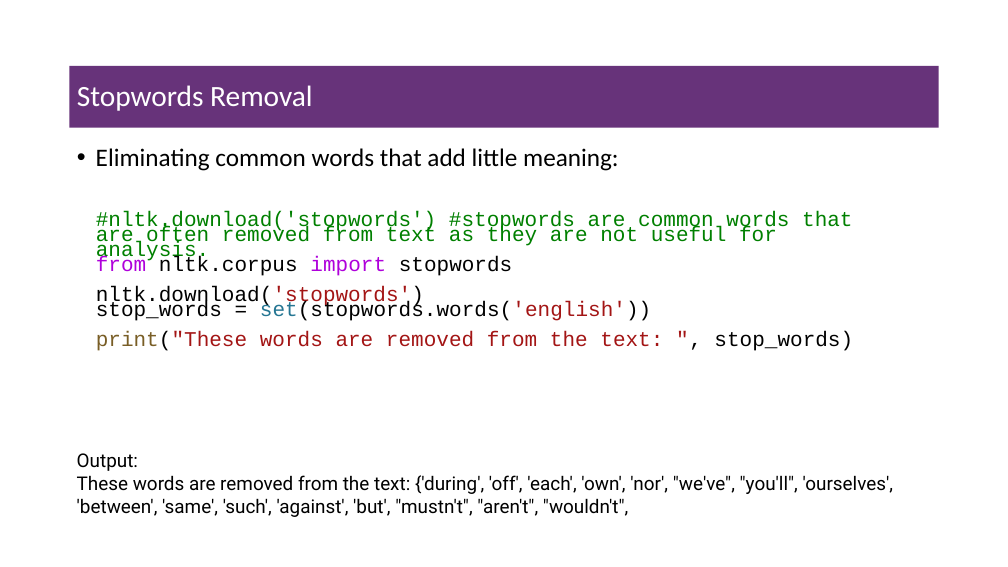
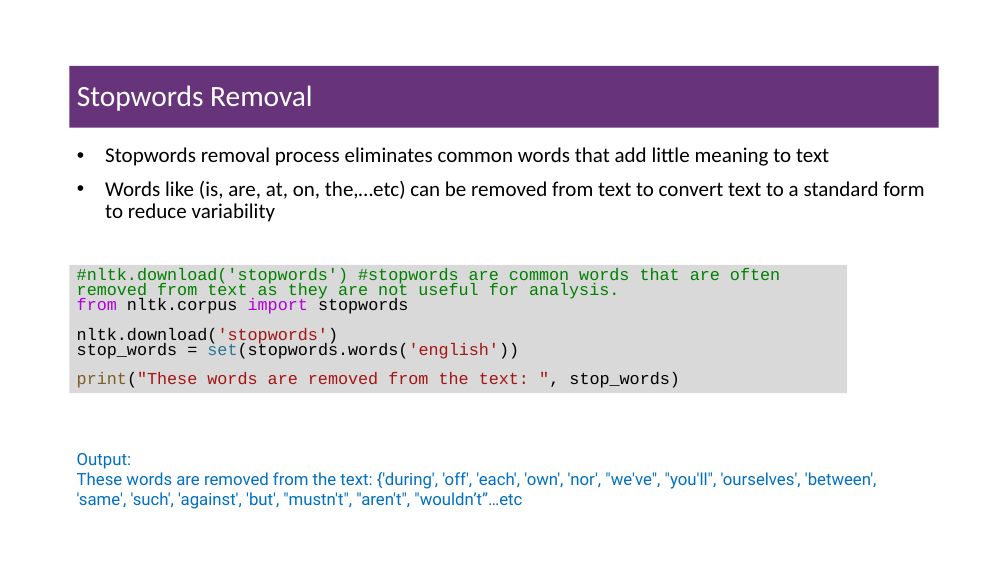
Before and after one commit to msfasha/307307-BI-Methods, a slide deck: slide 13 of 20242-NLP-LLM/lecture notes/Part 1 - Introduction to NLP/1.1-introduction to NLP.pptx (slide 11 before the commit). Drawn at 1008x567 pixels with LibreOffice and Linux fonts; fonts in the diff are those of the drawing; background and template pictures are left out. Boxes give left, top, right and bottom in pixels: in the first picture for what was removed or moved away, otherwise in the second. Text is boxed around its words. In the diff, an @@ line names an element or a change of style, - is before the commit and + after.

```diff
--- a/20242-NLP-LLM/lecture notes/Part 1 - Introduction to NLP/1.1-introduction to NLP.pptx
+++ b/20242-NLP-LLM/lecture notes/Part 1 - Introduction to NLP/1.1-introduction to NLP.pptx
@@ text at <box>105,147,924,222</box>: text changed; size 24 to 20 pt @@
-• Eliminating common words that add little meaning:
+• Stopwords removal process eliminates common words that add little meaning to text
+• Words like (is, are, at, on, the,…etc) can be removed from text to convert text to a standard form to reduce variability
@@ rectangle "#nltk.download('stopwords') #stopwords are common words ...": place and size @@
-rectangle "#nltk.download('stopwords') #stopwords are common words ..." at <box>96,211,853,351</box>
+rectangle "#nltk.download('stopwords') #stopwords are common words ..." at <box>70,265,848,393</box>
@@ rectangle "#nltk.download('stopwords') #stopwords are common words ..." at <box>70,265,848,393</box>: size 20 to 16 pt; fill none to #D9D9D9 @@
@@ text at <box>77,472,877,509</box>: text changed; size 18 to 16 pt; text colour #000000 to #0070C0 @@
-These words are removed from the text: {'during', 'off', 'each', 'own', 'nor', "we've", "you'll", 'ourselves', 'between', 'same', 'such', 'against', 'but', "mustn't", "aren't", "wouldn't",
+These words are removed from the text: {'during', 'off', 'each', 'own', 'nor', "we've", "you'll", 'ourselves', 'between', 'same', 'such', 'against', 'but', "mustn't", "aren't", "wouldn’t”…etc
@@ text at <box>77,453,131,469</box>: size 18 to 16 pt, text colour #000000 to #0070C0 in "Output:" @@
```
Also in this commit, not shown: 24 other slides changed, 4 slides added, 5 slides removed, 2 other files.
